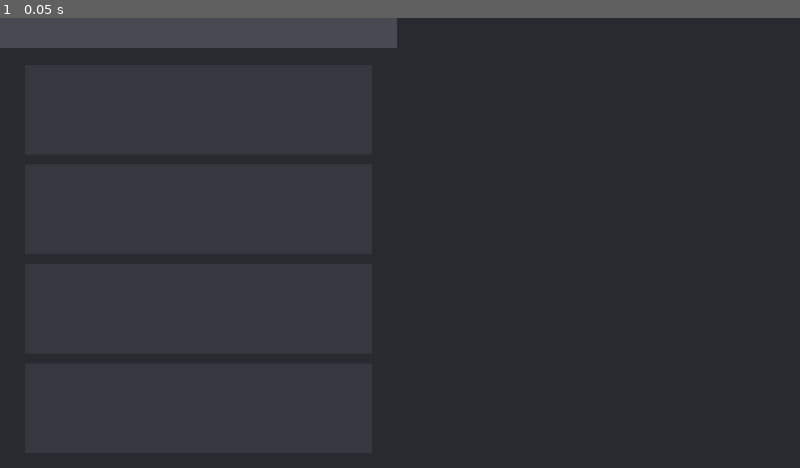
Above: before the commit, frame 1.
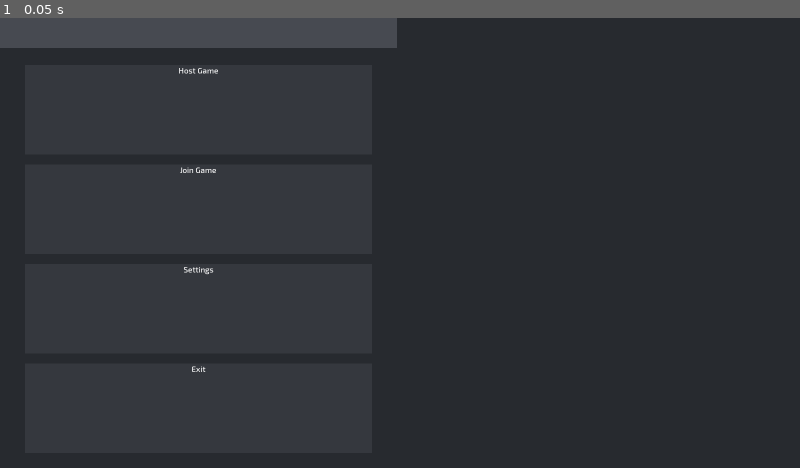
Above: after the commit, the same moment.

Repository: JamesHund/Multiplayer
Game: Godot game, scene res://scenes/Main.tscn
Two runs of this game, one before a commit and one after it. Both use one fixed random seed, a clock stepped at 60 frames per second and the inputs below.
Inputs:
- Up to frame 1 (0.05 s): no input

The runs differ from the first frame. In frame 1, 0.1% of the frame differs, in the area x 22-28%, y 11-79%.

Commit message:
Work on ninepatch button

Diff:
--- a/scenes/gui/MainMenu.tscn
+++ b/scenes/gui/MainMenu.tscn
@@ -1,9 +1,27 @@
-[gd_scene load_steps=5 format=2]
+[gd_scene load_steps=11 format=2]
 
 [ext_resource path="res://scripts/guicomponents/MainMenu.gd" type="Script" id=1]
 [ext_resource path="res://textures/gui/grey3.png" type="Texture" id=2]
 [ext_resource path="res://textures/gui/grey4.png" type="Texture" id=3]
 [ext_resource path="res://scenes/gui/NinePatchButton.tscn" type="PackedScene" id=4]
+[ext_resource path="res://fonts/Exo2-Medium.otf" type="DynamicFontData" id=5]
+[ext_resource path="res://fonts/Exo2-BlackItalic.otf" type="DynamicFontData" id=6]
+
+[sub_resource type="DynamicFont" id=1]
+resource_local_to_scene = true
+font_data = ExtResource( 5 )
+
+[sub_resource type="DynamicFont" id=2]
+resource_local_to_scene = true
+font_data = ExtResource( 5 )
+
+[sub_resource type="DynamicFont" id=3]
+resource_local_to_scene = true
+font_data = ExtResource( 5 )
+
+[sub_resource type="DynamicFont" id=4]
+size = 50
+font_data = ExtResource( 6 )
 
 [node name="MainMenu" type="MarginContainer"]
 anchor_right = 1.0
@@ -57,6 +75,8 @@
 anchor_bottom = 0.0
 margin_right = 694.0
 margin_bottom = 179.0
+text = "[center]Host Game"
+font = SubResource( 1 )
 
 [node name="JoinGame" parent="HSplitContainer/LeftPanelContainer/MarginContainer/ButtonsContainer" instance=ExtResource( 4 )]
 anchor_right = 0.0
@@ -64,6 +84,8 @@
 margin_top = 199.0
 margin_right = 694.0
 margin_bottom = 378.0
+text = "[center]Join Game"
+font = SubResource( 2 )
 
 [node name="Settings" parent="HSplitContainer/LeftPanelContainer/MarginContainer/ButtonsContainer" instance=ExtResource( 4 )]
 anchor_right = 0.0
@@ -71,6 +93,8 @@
 margin_top = 398.0
 margin_right = 694.0
 margin_bottom = 577.0
+text = "[center]Settings"
+font = SubResource( 3 )
 
 [node name="Exit" parent="HSplitContainer/LeftPanelContainer/MarginContainer/ButtonsContainer" instance=ExtResource( 4 )]
 anchor_right = 0.0
@@ -78,6 +102,8 @@
 margin_top = 597.0
 margin_right = 694.0
 margin_bottom = 776.0
+text = "[center]Exit"
+font = SubResource( 4 )
 
 [node name="MarginContainer" type="MarginContainer" parent="HSplitContainer"]
 margin_left = 806.0
--- a/scenes/gui/NinePatchButton.tscn
+++ b/scenes/gui/NinePatchButton.tscn
@@ -5,6 +5,7 @@
 [ext_resource path="res://fonts/Exo2-Medium.otf" type="DynamicFontData" id=3]
 
 [sub_resource type="DynamicFont" id=1]
+resource_local_to_scene = true
 font_data = ExtResource( 3 )
 
 [node name="NinePatchButton" type="NinePatchRect"]
@@ -16,13 +17,14 @@
 script = ExtResource( 2 )
 
 [node name="RichTextLabel" type="RichTextLabel" parent="."]
-margin_right = 40.0
-margin_bottom = 40.0
+margin_right = 1600.0
+margin_bottom = 900.0
 custom_fonts/normal_font = SubResource( 1 )
+bbcode_enabled = true
 
 [node name="TextureButton" type="TextureButton" parent="."]
-margin_right = 40.0
-margin_bottom = 40.0
+margin_right = 1600.0
+margin_bottom = 900.0
 size_flags_horizontal = 3
 size_flags_vertical = 3
 [connection signal="resized" from="." to="." method="_on_NinePatchButton_resized"]
--- a/scripts/guicomponents/MainMenu.gd
+++ b/scripts/guicomponents/MainMenu.gd
@@ -1,5 +1,4 @@
 extends MarginContainer
-
 
 func _on_HostGame_pressed():
 	print("Host Game pressed")
--- a/scripts/guicomponents/NinePatchButton.gd
+++ b/scripts/guicomponents/NinePatchButton.gd
@@ -2,8 +2,7 @@
 extends NinePatchRect
 
 export(String) var text setget set_text
-export(Font) var font setget set_font
-export(int) var font_size setget set_font_size
+export(DynamicFont) var font setget set_font
 
 signal button_down
 signal button_up
@@ -12,6 +11,7 @@
 
 func _ready():
 	_on_NinePatchButton_resized()
+	font = $RichTextLabel.get("custom_fonts/normal_font")
 
 func _on_NinePatchButton_resized():
 	$TextureButton.rect_size = rect_size
@@ -23,9 +23,8 @@
 
 func set_font(_font):
 	font = _font
-
-func set_font_size(_font_size):
-	pass
+	$RichTextLabel.add_font_override("custom_fonts/normal_font", font)
+	$RichTextLabel.property_list_changed_notify()
 
 func _on_TextureButton_button_down():
 	emit_signal("button_down")
